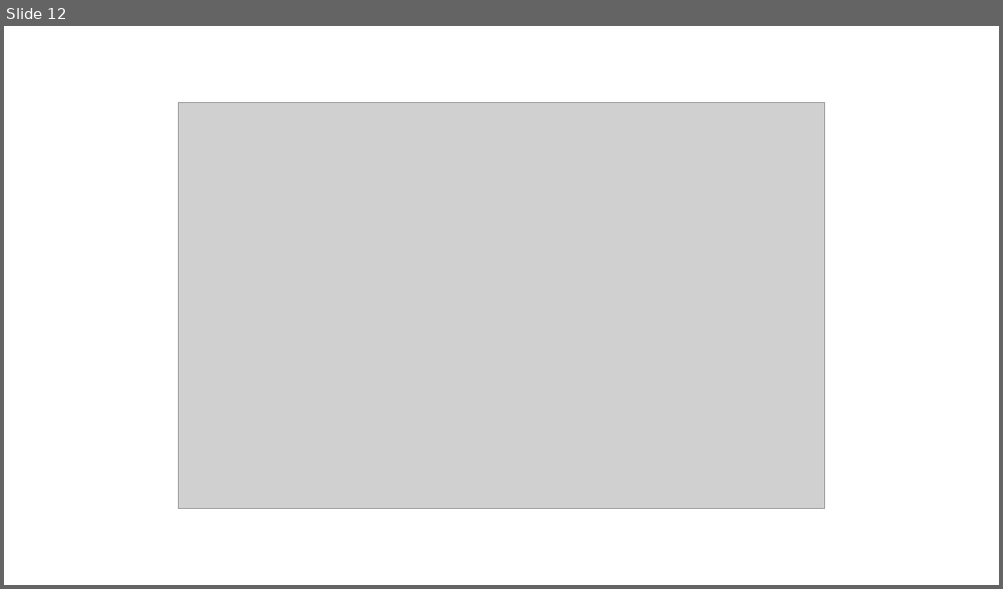
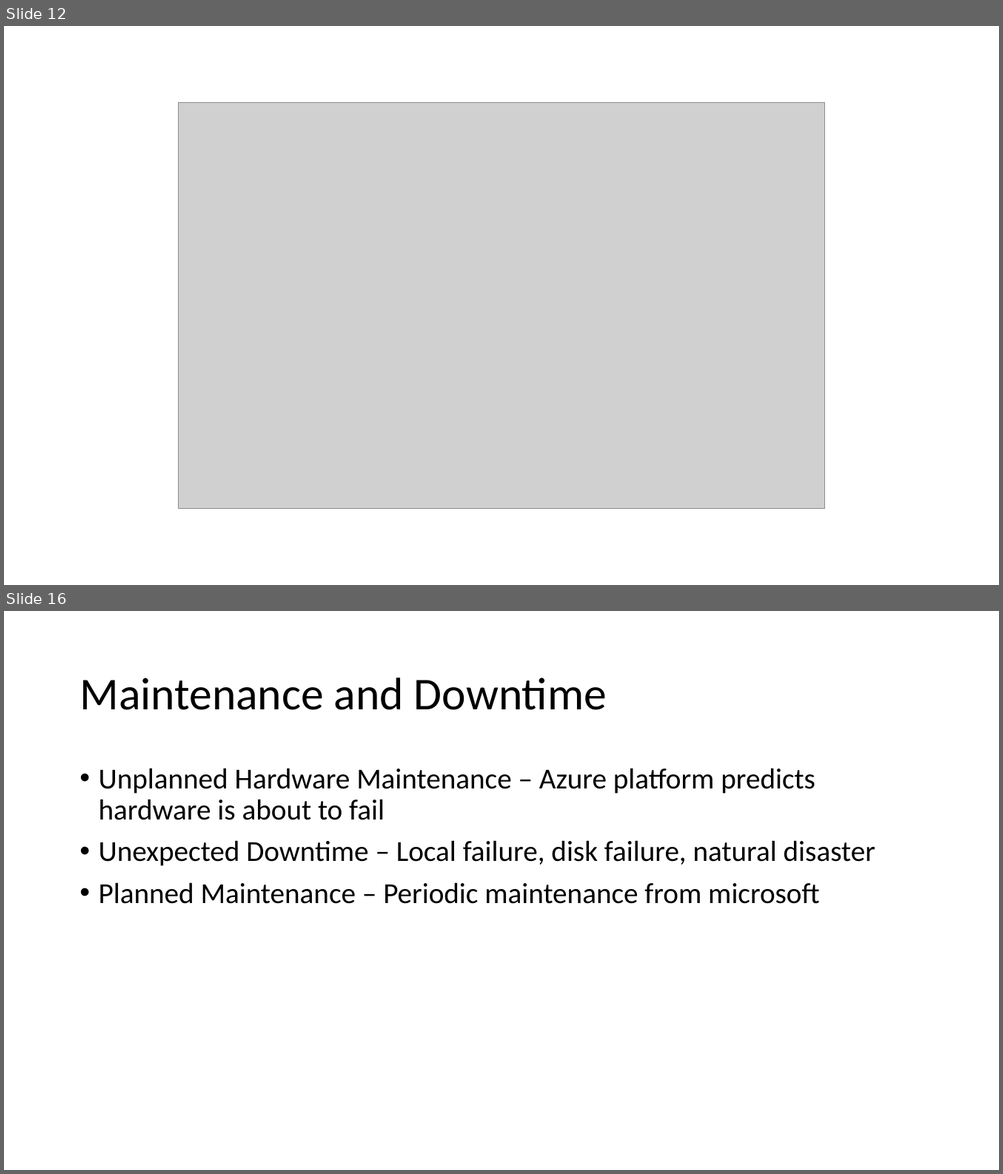
Before and after one commit to CentaurNZ/8-Oct-AZ104, a slide deck: Virtual Machines.pptx. Shown one above the other, each under a label of ours: slide 12 before the commit, slides 12 and 16 after it; the slides between them are not shown. The pictures are 1003x589 and 1003x1174 pixels, drawn with LibreOffice and Linux fonts; fonts in the diff are those of the drawing; grey boxes stand for pictures. Boxes give left, top, right and bottom in pixels: in the first picture for what was removed or moved away, otherwise in the second. Text is boxed around its words. In the diff, an @@ line names an element or a change of style, - is before the commit and + after.

```diff
--- a/Virtual Machines.pptx
+++ b/Virtual Machines.pptx
@@ slide 16 added at bbox=[4, 611, 999, 1170], background #FFFFFF @@
@@ title added at bbox=[79, 678, 606, 710], 44 pt, text #000000 @@
+Maintenance and Downtime
@@ text added at bbox=[99, 768, 875, 904], 28 pt, text #000000 @@
+• Unplanned Hardware Maintenance – Azure platform predicts hardware is about to fail
+• Unexpected Downtime – Local failure, disk failure, natural disaster
+• Planned Maintenance – Periodic maintenance from microsoft
```
Also in this commit, not shown: 1 slide changed, 10 other slides added.
